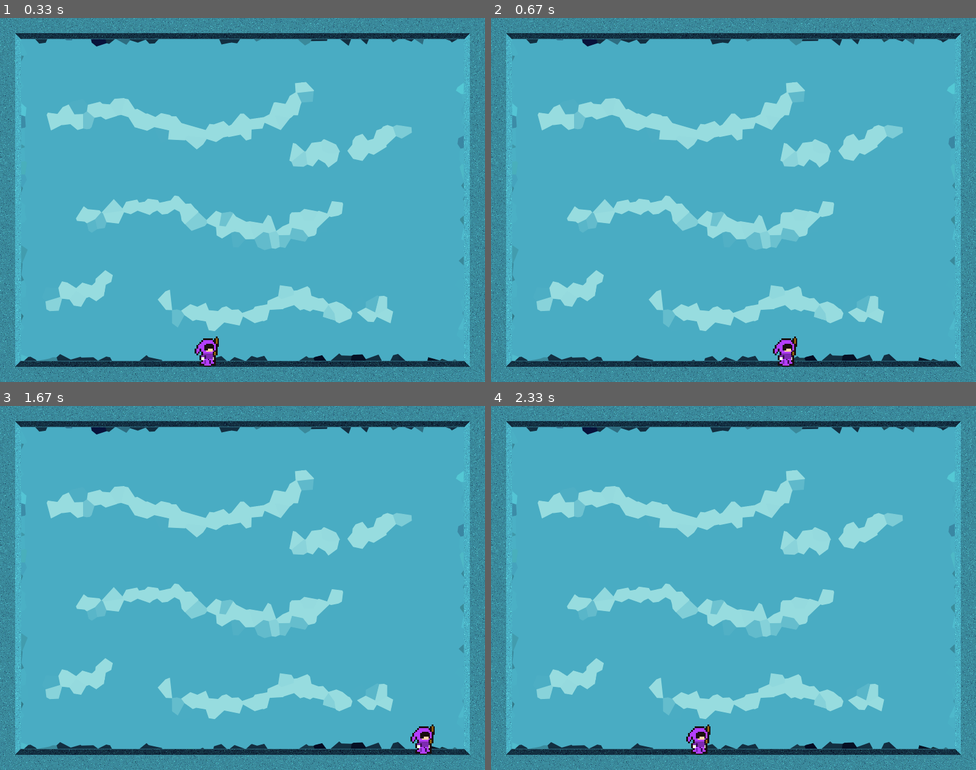
Above: before the commit, frames 1-4 (two rows, left to right).
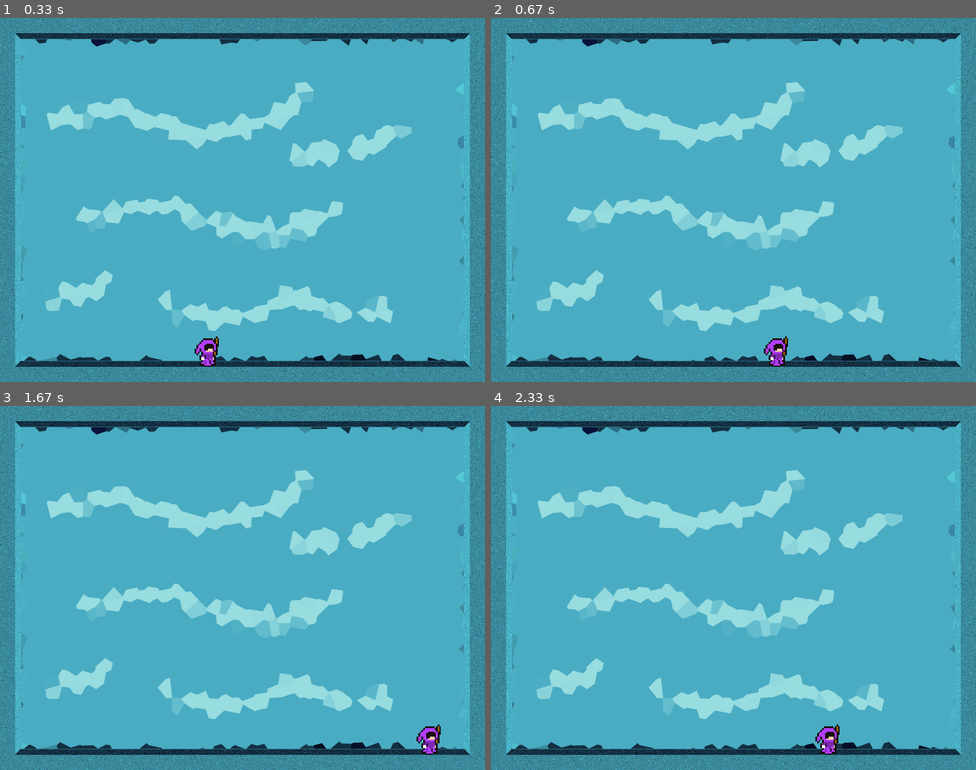
Above: after the commit, the same moments.

Repository: ilbuonmarcio/pygamecourse
Game: pygame game, started from 09_UnderwaterGravity/main.py
Two runs of this game, one before a commit and one after it. Both use one fixed random seed, a clock stepped at 60 frames per second and the inputs below.
Inputs:
- Up to frame 1 (0.33 s): no input
- Up to frame 2 (0.67 s): hold D from 0.33 s (still down)
- Up to frame 3 (1.67 s): release D at 0.8 s; hold D 0.83-1.3 s; hold A from 1.33 s (still down)
- Up to frame 4 (2.33 s): release A at 1.87 s; hold A 1.9-2.3 s

Frame 1 is identical in both runs. In frame 2, 0.4% of the frame differs, in the area x 56-64%, y 87-96%; in frame 3, 0.3%; in frame 4, 0.6%, in the area x 40-72%, y 87-96%.

Commit message:
Fixed right and left movement

Diff:
--- a/09_UnderwaterGravity/main.py
+++ b/09_UnderwaterGravity/main.py
@@ -36,24 +36,24 @@
         self.y_gravity = 0.001
         self.x_speed = 0
         self.y_speed = -0.03
-        self.x_speedmin = -0.3
-        self.y_speedmin = -0.25
-        self.x_speedmax = 0.3
-        self.y_speedmax = 0.25
+        self.x_speedmin = -0.1
+        self.y_speedmin = -0.15
+        self.x_speedmax = 0.2
+        self.y_speedmax = 0.15
 
     def move(self, deltatime, direction="standing"):
-        if direction == "up" and self.rect.y > 25:
-            self.y_speed -= 0.035
-        elif direction == "left" and self.rect.x > 25:
-            self.x_speed -= 0.015
-        elif direction == "right" and self.rect.x + self.rect.width < WIDTH - 25:
-            self.x_speed += 0.015
-        elif direction == "standing":
-            self.x_speed *= 0.997
 
         self.x_speed += self.x_gravity * deltatime
         self.y_speed += self.y_gravity * deltatime
 
+        if direction == "up" and self.rect.y > 25:
+            self.y_speed -= 0.035
+        if direction == "left":
+            self.x_speed -= 0.015
+        if direction == "right":
+            self.x_speed += 0.015
+        if direction == "standing":
+            self.x_speed *= 0.994
 
         if self.x_speed > self.x_speedmax:
             self.x_speed = self.x_speedmax
@@ -64,9 +64,8 @@
         if self.y_speed < self.y_speedmin:
             self.y_speed = self.y_speedmin
 
-        self.rect.y  += self.y_speed * deltatime
+        self.rect.y += self.y_speed * deltatime
         self.rect.x += self.x_speed * deltatime
-
 
         if self.rect.y + self.rect.height > HEIGHT - 25:
             self.rect.y = HEIGHT - self.rect.height - 25
